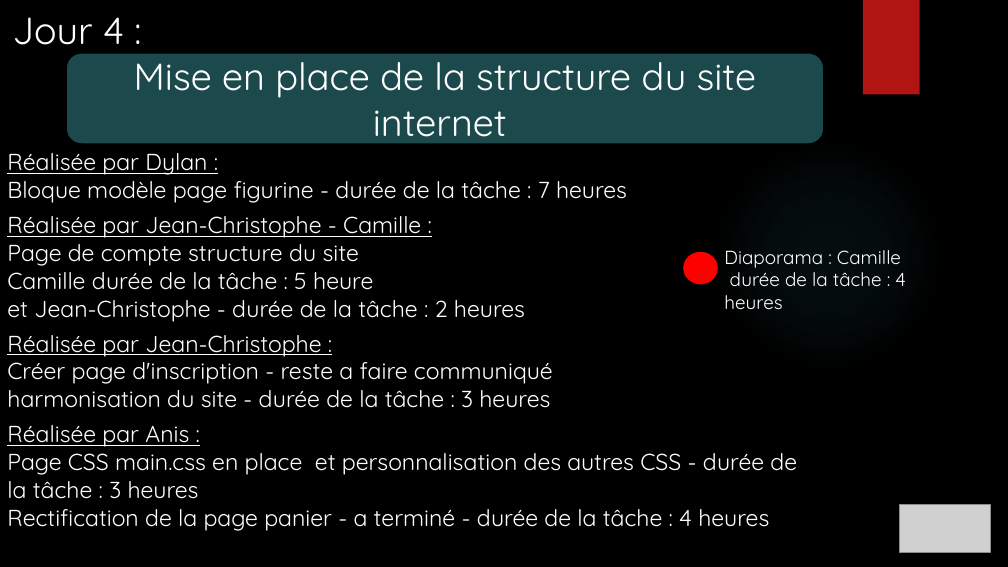
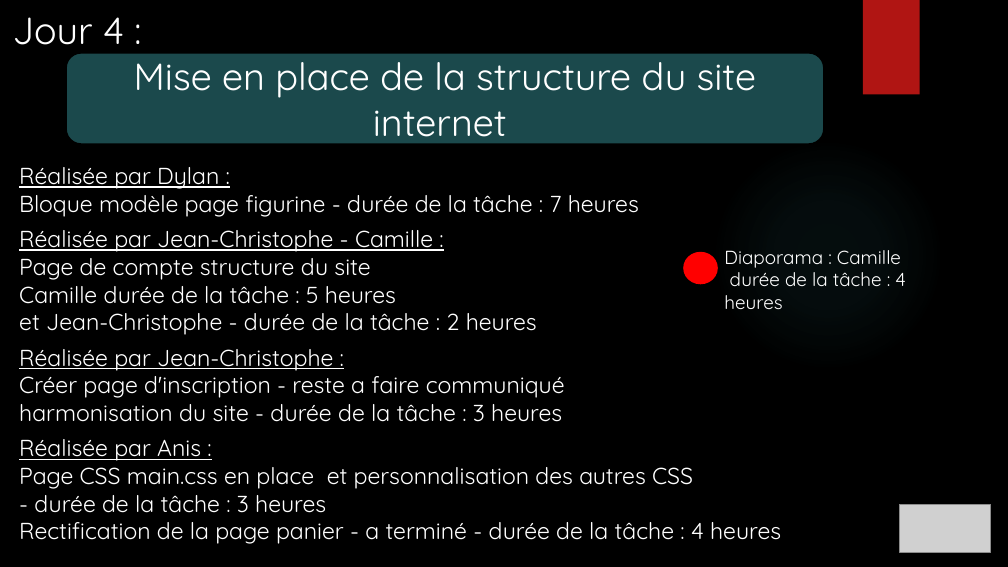
Before and after one commit to ChampemeDylan/UPOP, a slide deck: slide 21 of Présentation UPOP.pptx (slide 20 before the commit). Drawn at 1008x567 pixels with LibreOffice and Linux fonts; fonts in the diff are those of the drawing; grey boxes stand for pictures; background and template pictures are left out. Boxes give left, top, right and bottom in pixels: in the first picture for what was removed or moved away, otherwise in the second. Text is boxed around its words. In the diff, an @@ line names an element or a change of style, - is before the commit and + after.

Commit message:
camille maj diapo
maj diapo

```diff
--- a/Présentation UPOP.pptx
+++ b/Présentation UPOP.pptx
@@ text "Réalisée par Dylan :": place and size @@
-text "Réalisée par Dylan :" at (7, 153, 797, 531)
+text "Réalisée par Dylan :" at (19, 167, 781, 544)
@@ text at (19, 279, 396, 304): text changed @@
-Camille durée de la tâche : 5 heure
+Camille durée de la tâche : 5 heures
@@ text at (19, 460, 693, 513): text changed @@
-Page CSS main.css en place et personnalisation des autres CSS - durée de la tâche : 3 heures
+Page CSS main.css en place et personnalisation des autres CSS
+- durée de la tâche : 3 heures
```
Also in this commit, not shown: 15 other slides changed, 7 slides added.
